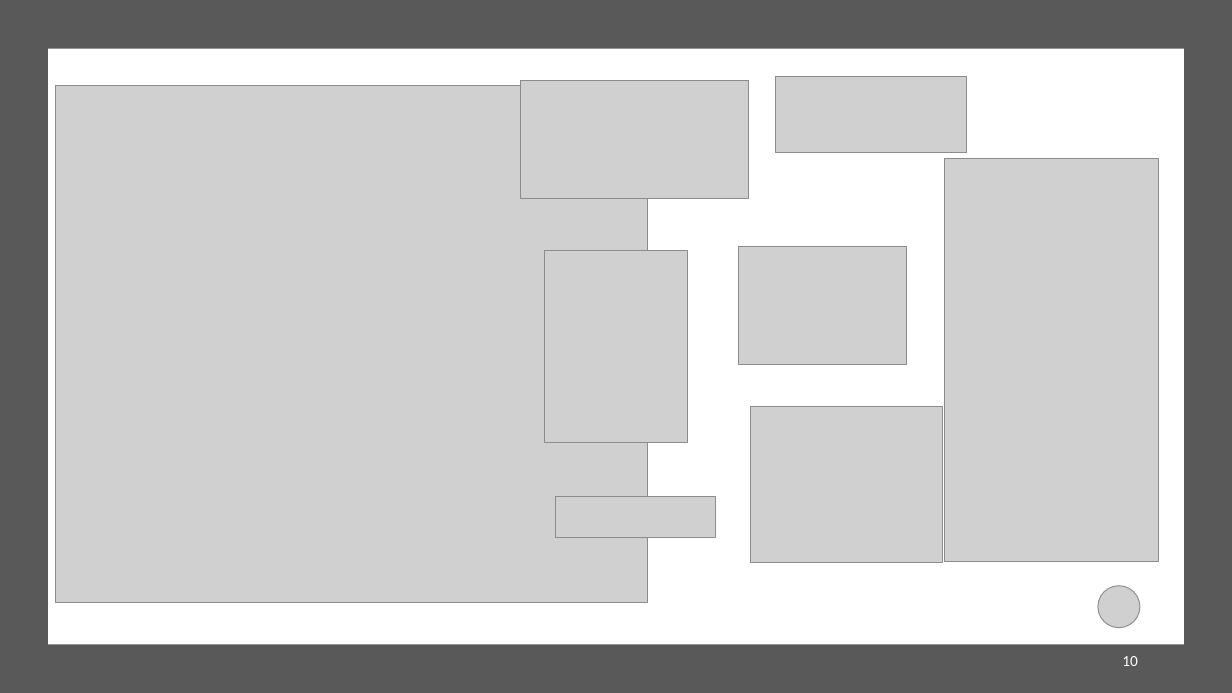
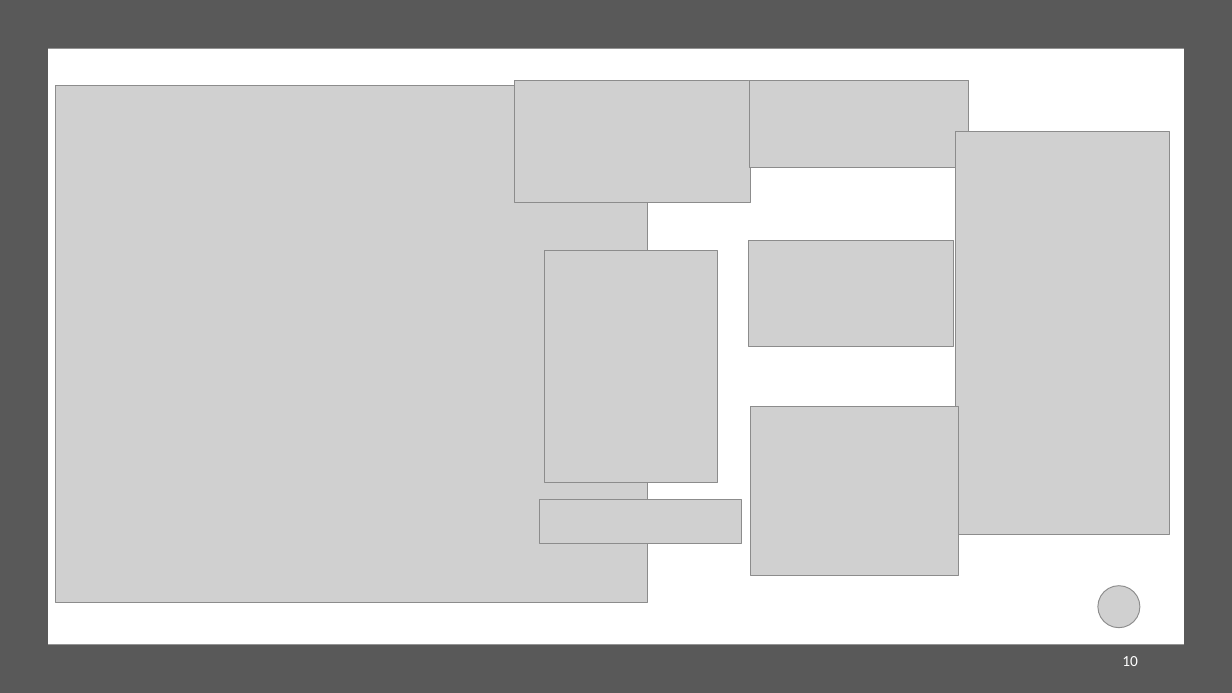
Before and after one commit to TsvetislavaYankova/ITTalents-FinalProject-Airbnb, a slide deck: slide 10 of Airbnb.pptx. Drawn at 1232x693 pixels with LibreOffice and Linux fonts; fonts in the diff are those of the drawing; grey boxes stand for pictures. Boxes give left, top, right and bottom in pixels: in the first picture for what was removed or moved away, otherwise in the second. Text is boxed around its words. In the diff, an @@ line names an element or a change of style, - is before the commit and + after.

Commit message:
Presentation update and Property Photo methods modified

```diff
--- a/Airbnb.pptx
+++ b/Airbnb.pptx
@@ picture: place and size @@
-picture at (520,80,749,199)
+picture at (515,80,751,203)
@@ picture: place and size @@
-picture at (775,77,966,152)
+picture at (750,80,970,167)
@@ picture: place and size @@
-picture at (945,158,1158,561)
+picture at (956,132,1169,535)
@@ picture: place and size @@
-picture at (544,251,688,443)
+picture at (544,251,718,483)
@@ picture: place and size @@
-picture at (738,247,907,365)
+picture at (749,240,954,347)
@@ picture: place and size @@
-picture at (751,407,943,563)
+picture at (751,407,958,576)
@@ picture: place and size @@
-picture at (555,497,716,538)
+picture at (540,500,741,543)
```
Also in this commit, not shown: 6 other slides changed, 10 other files.
